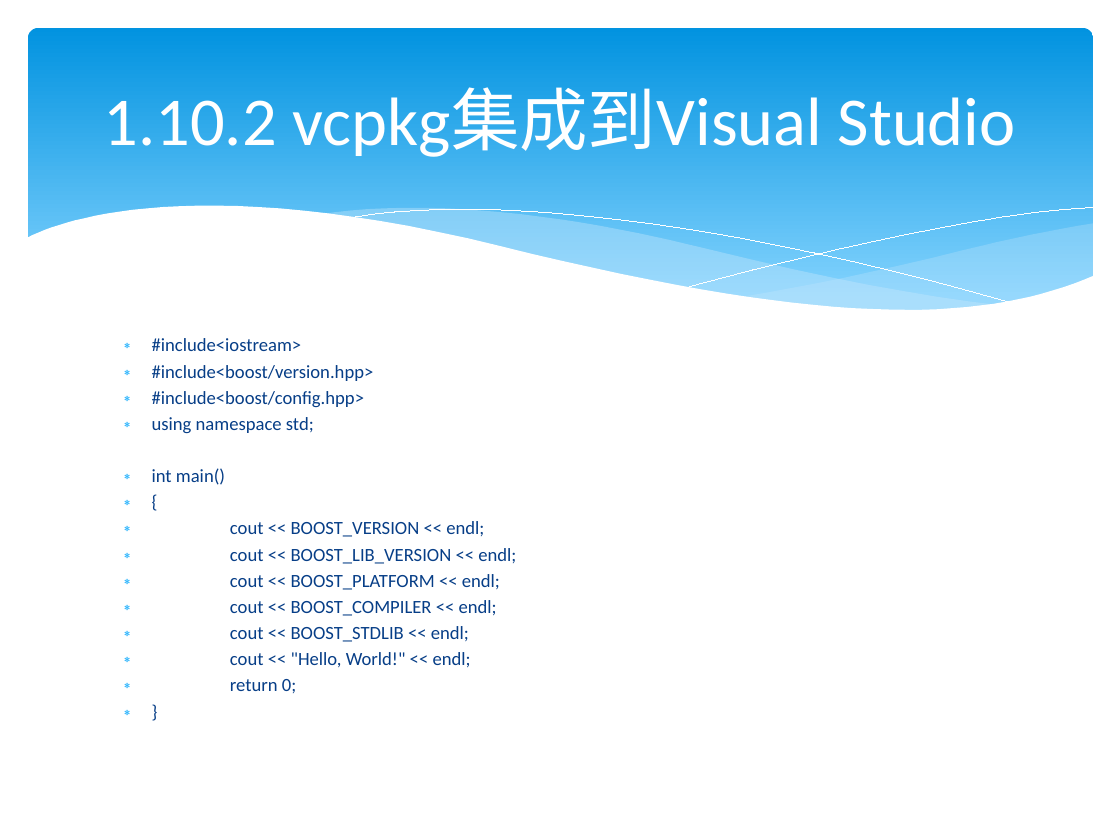
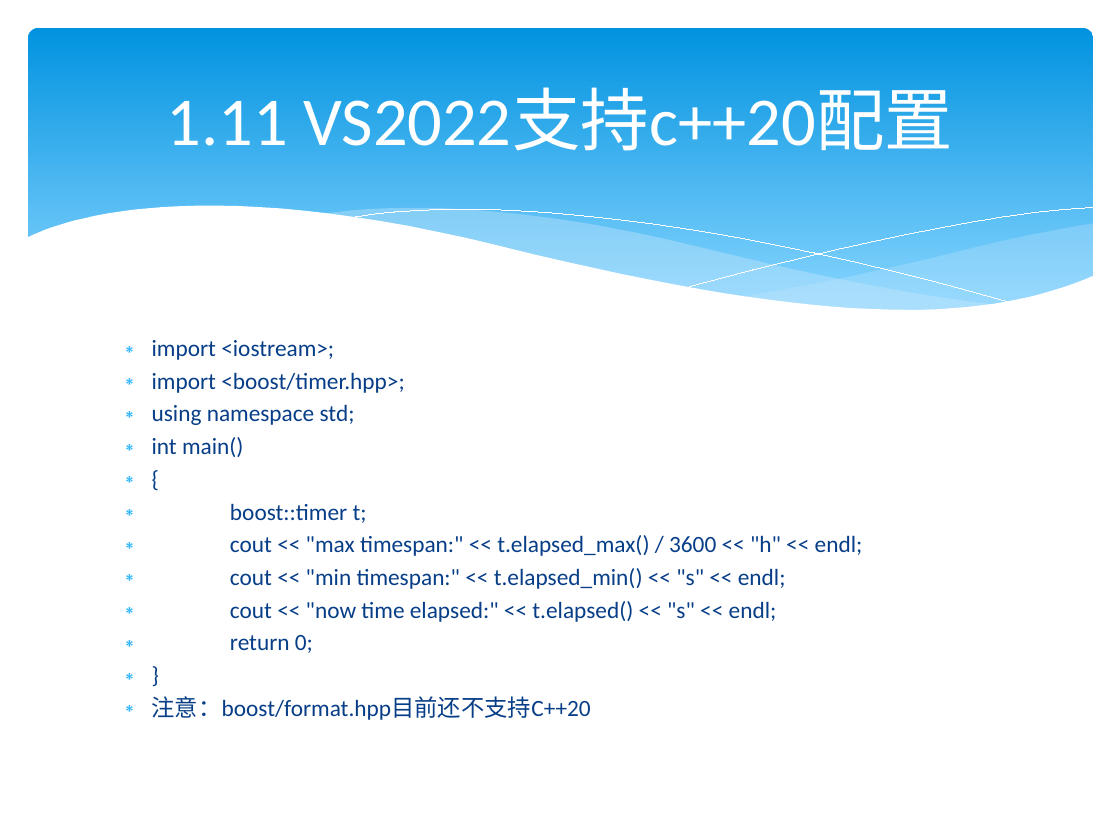
Before and after one commit to lamplight8/cpp, a slide deck: slide 75 of ppt/ch01_绪论.pptx (slide 130 before the commit). Drawn at 1120x840 pixels with LibreOffice and Linux fonts; fonts in the diff are those of the drawing. Boxes give left, top, right and bottom in pixels: in the first picture for what was removed or moved away, otherwise in the second. Text is boxed around its words. In the diff, an @@ line names an element or a change of style, - is before the commit and + after.

```diff
--- a/ppt/ch01_绪论.pptx
+++ b/ppt/ch01_绪论.pptx
@@ title at (167,88,953,151): text changed @@
-1.10.2 vcpkg集成到Visual Studio
+1.11 VS2022支持c++20配置
@@ text at (152,340,405,393): text changed; size 12 to 15 pt @@
-∗ #include<iostream>
-∗ #include<boost/version.hpp>
-∗ #include<boost/config.hpp>
+∗ import <iostream>;
+∗ import <boost/timer.hpp>;
@@ text at (152,404,355,653): size 12 to 15 pt in "using namespace std;", "int main()", "{", "return 0;" and 1 more places @@
@@ text at (230,503,863,622): text changed; size 12 to 15 pt @@
-∗ cout << BOOST_VERSION << endl;
-∗ cout << BOOST_LIB_VERSION << endl;
-∗ cout << BOOST_PLATFORM << endl;
-∗ cout << BOOST_COMPILER << endl;
-∗ cout << BOOST_STDLIB << endl;
-∗ cout << "Hello, World!" << endl;
+∗ boost::timer t;
+∗ cout << "max timespan:" << t.elapsed_max() / 3600 << "h" << endl;
+∗ cout << "min timespan:" << t.elapsed_min() << "s" << endl;
+∗ cout << "now time elapsed:" << t.elapsed() << "s" << endl;
@@ text at (152,696,591,720): paragraph added @@
+∗ 注意：boost/format.hpp目前还不支持C++20
```
Also in this commit, not shown: 76 other slides changed, 53 slides added, 32 slides removed, 43 other files.
